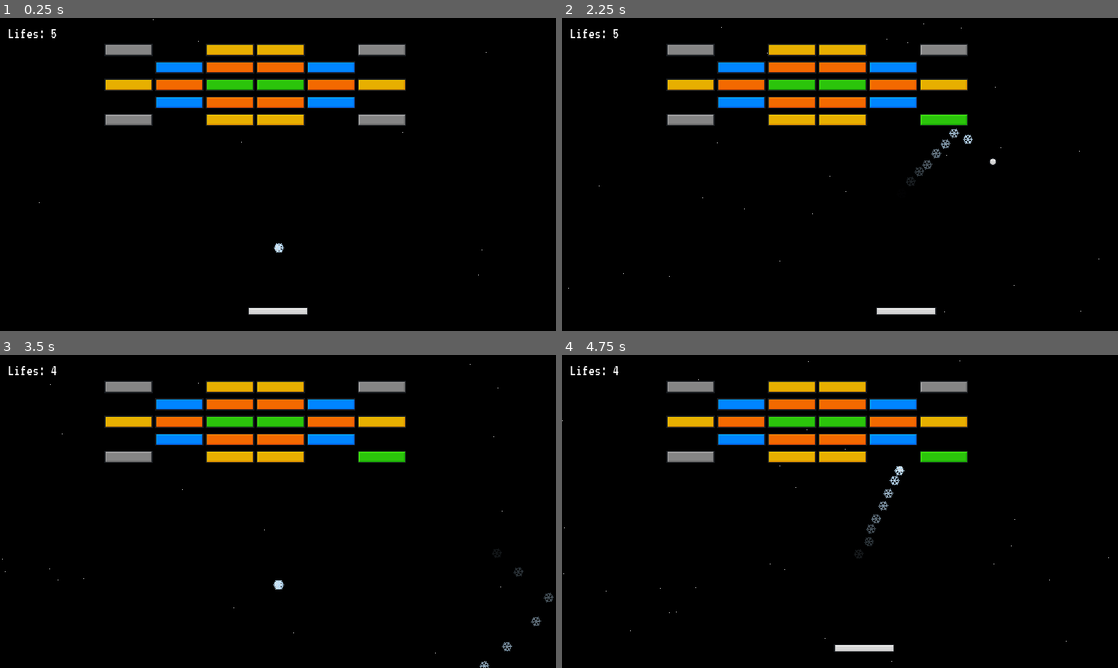
Above: before the commit, frames 1-4 (two rows, left to right).
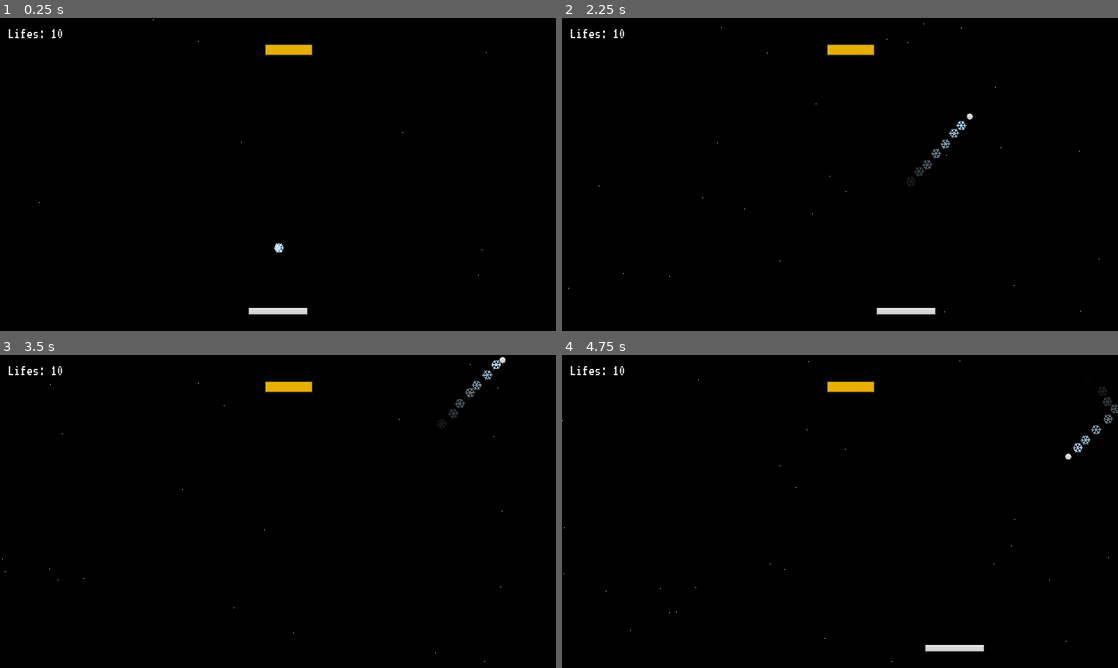
Above: after the commit, the same moments.

Repository: qusitu1/Brick-Breakers
Game: Godot game, scene res://Scenes/main.tscn
The game is run twice, just before and just after one commit, with the same random seed, the same clock (stepped at 60 frames per second) and the same inputs.
Inputs:
- Up to frame 1 (0.25 s): no input
- Up to frame 2 (2.25 s): tap Enter at 0.5 s; hold D (right) 0.53-1.28 s; hold A (left) 1.28-2.03 s; hold D (right) from 2.03 s (still down)
- Up to frame 3 (3.5 s): keep holding D (right)
- Up to frame 4 (4.75 s): release D (right) at 3.53 s; hold A (left) from 3.53 s (still down)

The runs differ from the first frame. In frame 1, 7.3% of the frame differs, in the area x 9-73%, y 3-35%; in frame 2, 7.4%; in frame 3, 7.7%; in frame 4, 8.3%, in the area x 9-100%, y 3-95%.

Commit message:
10 lives yah

Diff:
--- a/Scripts/ball.gd
+++ b/Scripts/ball.gd
@@ -7,7 +7,7 @@
 const VELOCITY_LIMIT = 40
 
 @export var ball_speed = 15
-@export var lifes = 5
+@export var lifes = 10
 @export var death_zone: DeathZone
 @export var ui: UI
 
--- a/Scripts/level_definitions.gd
+++ b/Scripts/level_definitions.gd
@@ -1,6 +1,6 @@
 extends Node
 
-var current_level = 2
+var current_level = 1
 
 
 
